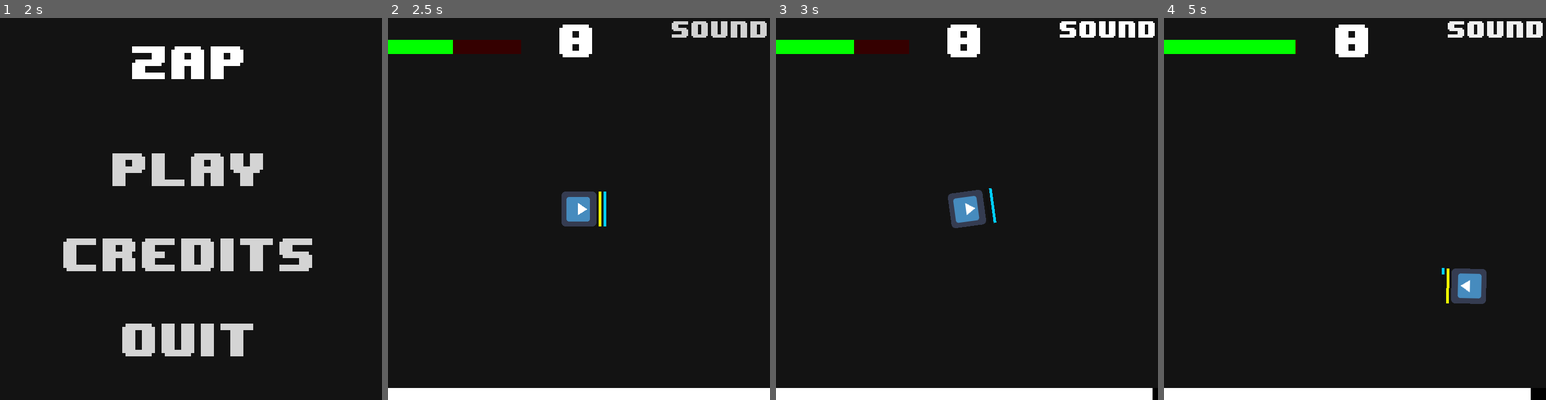
Above: before the commit, frames 1-4 (left to right).
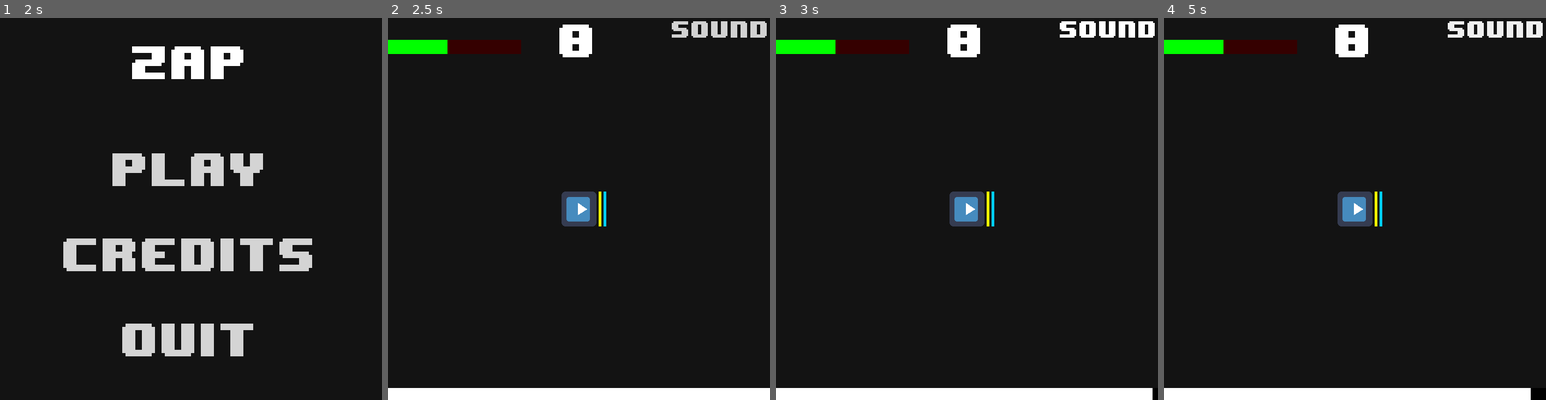
Above: after the commit, the same moments.

Repository: ljhs-games/week-75
Game: Godot game, scene res://scenes/TitleScreen.tscn
The game is run twice, just before and just after one commit, with the same random seed, the same clock (stepped at 60 frames per second) and the same inputs. The engine's default icon, where the game draws it, is replaced by a stand-in: a white triangle on a blue panel in a dark square.
Inputs (mouse positions are in pixels of both pictures, inside the frame that each line leads up to):
- Up to frame 1 (2 s): click "Credits" at 0.5 s; click "Back" at 1.25 s
- Up to frame 2 (2.5 s): click "Play" at 2 s
- Up to frame 3 (3 s): click "Sound" at 2.75 s
- Up to frame 4 (5 s): move the mouse to (1439, 189) at 3.52 s; hold Right (g_right) 3.53-4.28 s; hold Right mouse button (g_gravity) 3.53-4.28 s; move the mouse to (1278, 228) at 4.27 s; hold S (g_down) from 4.28 s (still down); click (1278, 228) at 4.35 s

Frame 1 is identical in both runs. In frame 2, less than 0.1% of the frame differs, in the area x 15-17%, y 5-10%; in frame 3, 0.5%; in frame 4, 2.6%, in the area x 15-85%, y 5-75%.
Error after the commit: Parse Error: Expected '(' after assert (res://nodes/player/Player.gd:29)

Commit message:
Loop player in scene

Diff:
--- a/src/nodes/player/Player.gd
+++ b/src/nodes/player/Player.gd
@@ -4,6 +4,7 @@
 signal health_changed(new_health)
 
 const accel = 1400
+const loop_padding = 50 # so that when player loops around screen doesn't teleport
 const turn_speed = 90
 const health_per_sec = 20
 const negatives = ["g_left", "g_up"]
@@ -14,6 +15,8 @@
 var turning = false
 var health = 40.0 setget _set_health
 
+var display_size
+
 func _set_health(new_health):
 	health = new_health
 	emit_signal("health_changed", new_health)
@@ -22,6 +25,8 @@
 	set_process(true)
 	set_process_input(true)
 	set_physics_process(true)
+	display_size = Vector2(ProjectSettings.get_setting("display/window/size/width"),ProjectSettings.get_setting("display/window/size/height"))
+	assert display_size != null
 
 func _process(delta):
 	if health < 100.0:
@@ -64,7 +69,8 @@
 		return
 	apply_impulse(Vector2(), knockback_direction*knockback_magnitude)
 
-func _physics_process(delta):
+
+func _integrate_forces(state):
 	applied_force = directional*accel
 	if turning:
 		angular_damp = -1
@@ -76,6 +82,17 @@
 	else:
 		angular_damp = 20.0
 		applied_torque = 0.0
+	# keep in bounds
+	var xform = state.transform
+	if xform.origin.x > display_size.x + loop_padding:
+		xform.origin.x = -loop_padding
+	if xform.origin.x < 0 - loop_padding:
+		xform.origin.x = display_size.x + loop_padding
+	if xform.origin.y > display_size.y + loop_padding:
+		xform.origin.y = -loop_padding
+	if xform.origin.y < 0 - loop_padding:
+		xform.origin.y = display_size.y + loop_padding
+	state.set_transform(xform)
 
 func angle_difference(a1, a2):
 	var to_return = a2 - a1
--- a/src/scenes/Credits.tscn
+++ b/src/scenes/Credits.tscn
@@ -5,7 +5,7 @@
 [ext_resource path="res://nodes/travel-button/TravelButton.tscn" type="PackedScene" id=3]
 [ext_resource path="res://assets/main-font/Big.tres" type="DynamicFont" id=4]
 
-[node name="Credits" type="Node2D"]
+[node name="Credits" type="Node2D" index="0"]
 
 [node name="CanvasLayer" type="CanvasLayer" parent="." index="0"]
 
--- a/src/scenes/Game.tscn
+++ b/src/scenes/Game.tscn
@@ -8,7 +8,7 @@
 [ext_resource path="res://nodes/player-health-bar/PlayerHealthBar.tscn" type="PackedScene" id=6]
 [ext_resource path="res://nodes/player/Player.tscn" type="PackedScene" id=7]
 
-[node name="Game" type="Node2D" index="0"]
+[node name="Game" type="Node2D"]
 
 script = ExtResource( 1 )
 _sections_unfolded = [ "Transform" ]
